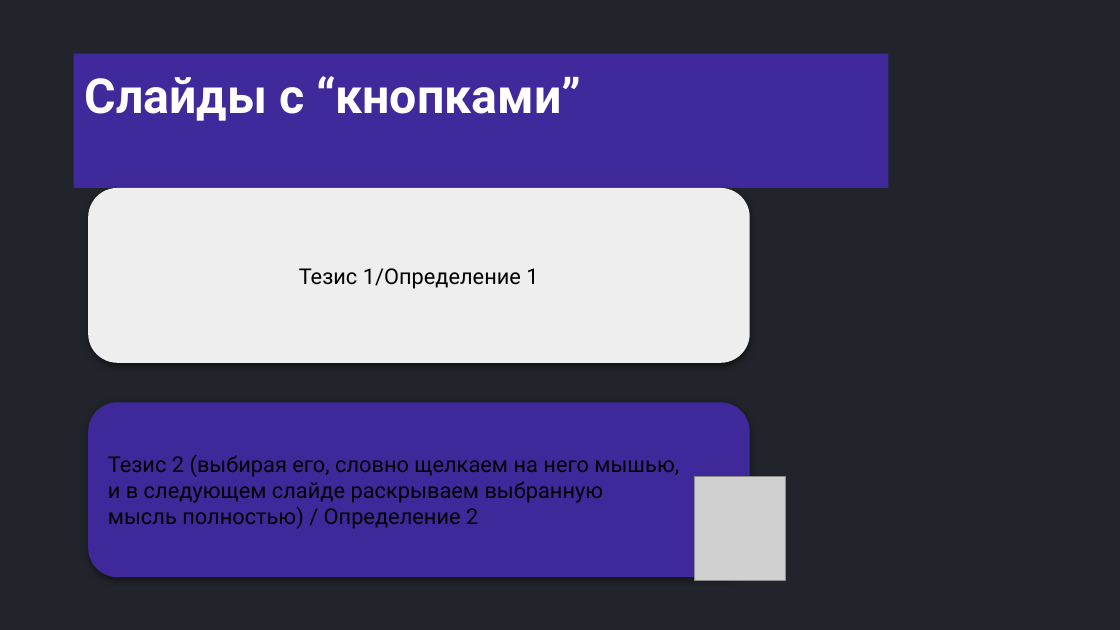
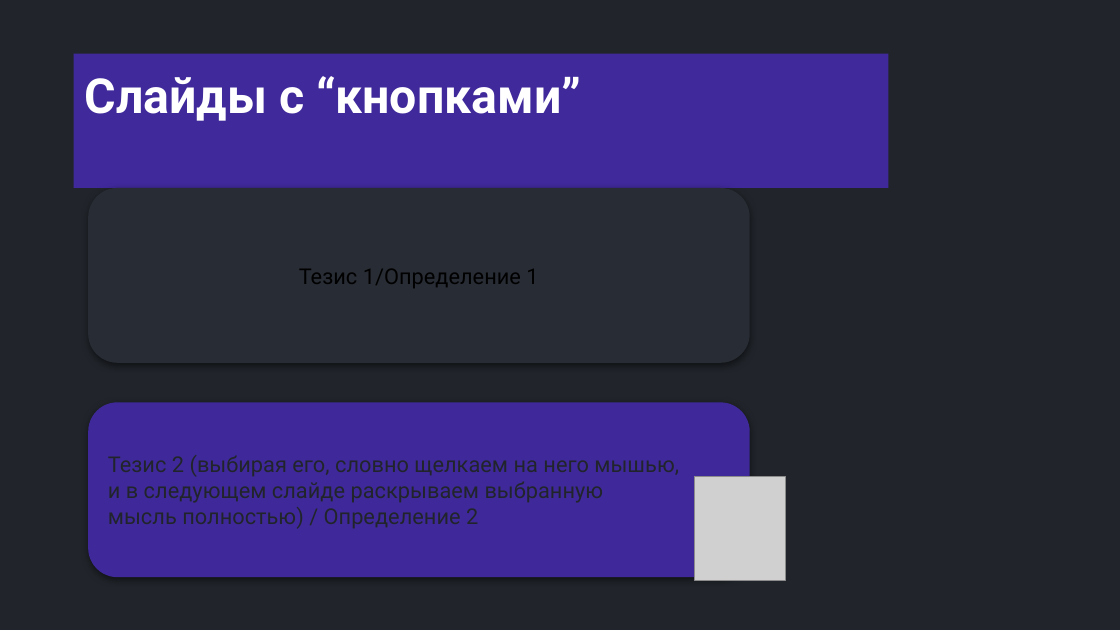
Before and after one commit to semusv/Bank_analyzer, a slide deck: slide 31 of bank_analyzer.pptx (slide 26 before the commit). Drawn at 1120x630 pixels with LibreOffice and Linux fonts; fonts in the diff are those of the drawing; grey boxes stand for pictures. Boxes give left, top, right and bottom in pixels: in the first picture for what was removed or moved away, otherwise in the second. Text is boxed around its words. In the diff, an @@ line names an element or a change of style, - is before the commit and + after.

```diff
--- a/bank_analyzer.pptx
+++ b/bank_analyzer.pptx
@@ rounded rectangle "Тезис 1/Определение 1" at [88, 188, 750, 363]: fill #EEEEEE to #282C34 @@
@@ rounded rectangle "Тезис 2 (выбирая его, словно ..." at [88, 402, 750, 577]: text colour #000000 to #21252B @@
```
Also in this commit, not shown: 29 other slides changed, 5 slides added, 9 other files.
